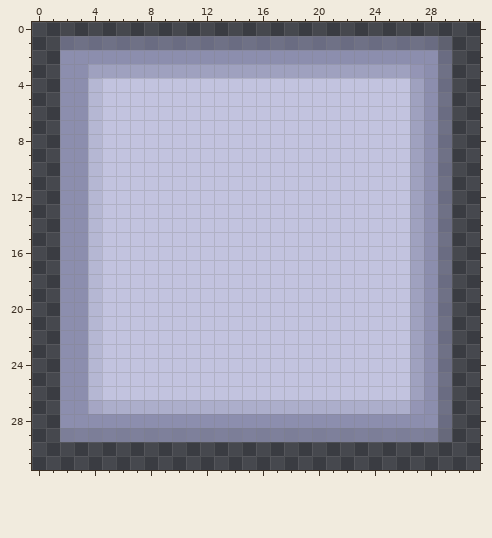
File history of a pixel-art sprite, src/org/concord/energy2d/system/resources/rectangle.png. The first picture shows the starting point.
The file is 32x32 pixels. Colours within 5 levels of each other are drawn and written as one.
The result:
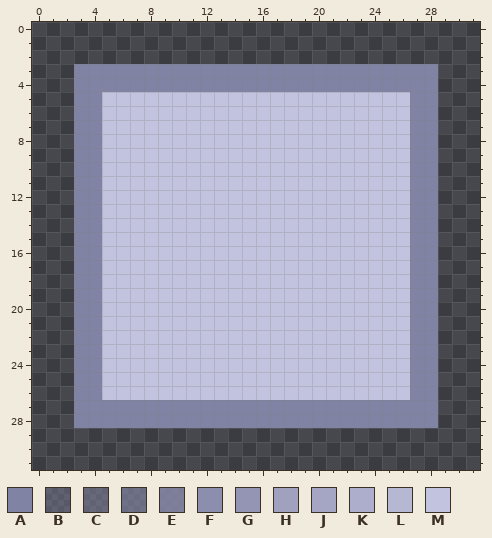
Palette (. is transparent): A #8183a4  B #8c8eae5a  C #8c8eae78  D #8c8eae96  E #8c8eaecc  F #8c8eae  G #9495b5  H #9fa1bf  J #a5a6c4  K #acaecb  L #b5b7d3  M #c2c3df
From old to new:
y 1: x 2..29 DDDDDDDDDDDDDDDDDDDDDDDDDDDB -> ............................
y 2: x 2..29 FFFFFFFFFFFFFFFFFFFFFFFFFFFD -> ............................
y 3: x 2..29 FFHHHHHHHHHHHHHHHHHHHHHHHGFD -> .AAAAAAAAAAAAAAAAAAAAAAAAAA.
y 4: x 2..29 FFLMMMMMMMMMMMMMMMMMMMMMMHFD -> .AAAAAAAAAAAAAAAAAAAAAAAAAA.
y 5..26: x 2..4 FFL -> .AA; x 27..29 HFD -> AA.
y 27: x 2..29 FFJKKKKKKKKKKKKKKKKKKKKKKGFD -> .AAAAAAAAAAAAAAAAAAAAAAAAAA.
y 28: x 2..29 FFFFFFFFFFFFFFFFFFFFFFFFFFFD -> .AAAAAAAAAAAAAAAAAAAAAAAAAA.
y 29: x 2..29 EEEEEEEEEEEEEEEEEEEEEEEEEEEC -> ............................
Pixel boxes of the changes (left, top, right, bottom) in both pictures:
changed: (60, 36, 452, 442)
